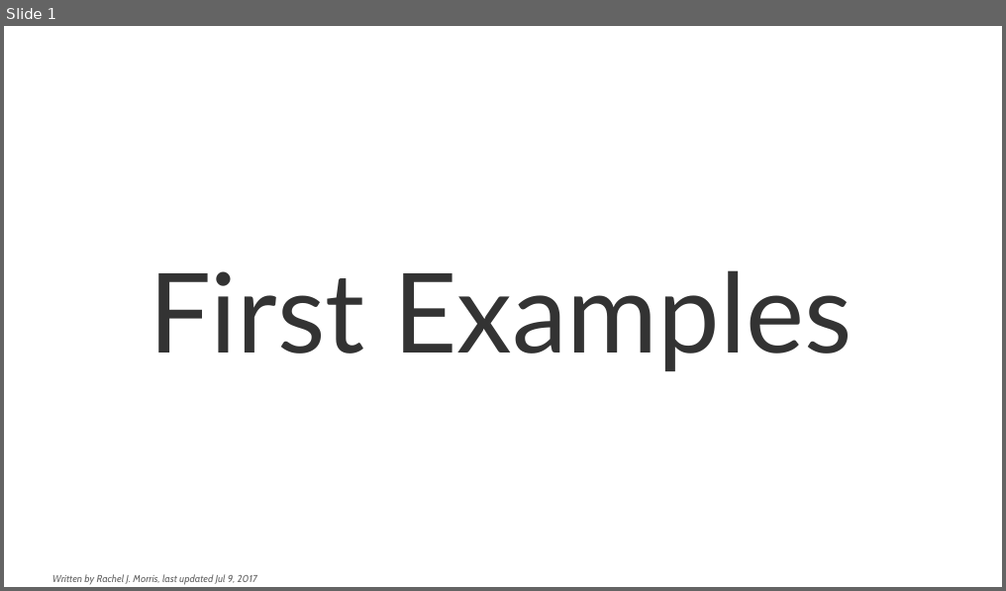
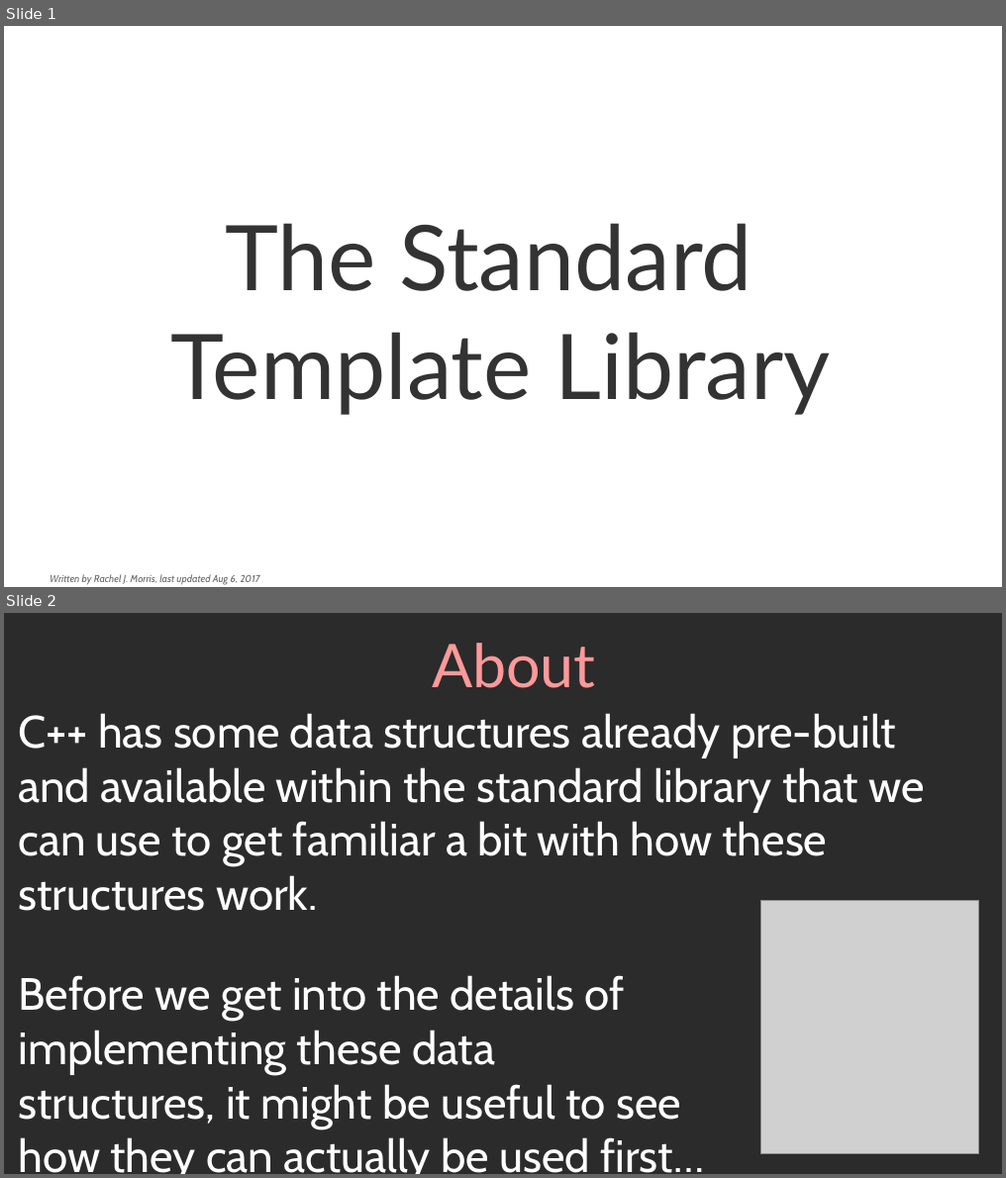
Before and after one commit to mariamhabib/CS250-Data-Structures, a slide deck: Lectures/1_Using_STL_structures.odp. Shown one above the other, each under a label of ours: slide 1 before the commit, slides 1 and 2 after it. The pictures are 1006x591 and 1006x1178 pixels, drawn with LibreOffice and Linux fonts; fonts in the diff are those of the drawing; grey boxes stand for pictures; background and template pictures are left out; a plain dark background stands for a picture behind light text. Boxes give left, top, right and bottom in pixels: in the first picture for what was removed or moved away, otherwise in the second. Text is boxed around its words. In the diff, an @@ line names an element or a change of style, - is before the commit and + after.

Commit message:
STL Structure lecture

```diff
--- a/Lectures/1_Using_STL_structures.odp
+++ b/Lectures/1_Using_STL_structures.odp
@@ slide 2 added at [4, 613, 1002, 1174], background picture (left out) @@
@@ title added at [432, 643, 596, 688], 48 pt, text #FF9999 @@
+About
@@ text added at [18, 713, 925, 1174], 36 pt, text #FFFFFF @@
+C++ has some data structures already pre-built and available within the standard library that we can use to get familiar a bit with how these structures work.
+Before we get into the details of
+implementing these data
+structures, it might be useful to see
+how they can actually be used first…
@@ picture added at [761, 900, 979, 1154] @@
@@ slide 1 changed as well @@
@@ title at [170, 223, 830, 415]: text changed; size 88 to 72 pt @@
-First Examples
+The Standard
+Template Library
@@ text at [50, 574, 260, 585]: text changed @@
-Written by Rachel J. Morris, last updated Jul 9, 2017
+Written by Rachel J. Morris, last updated Aug 6, 2017
```
Also in this commit, not shown: 54 other slides added, 4 slides removed, 1 other file.
